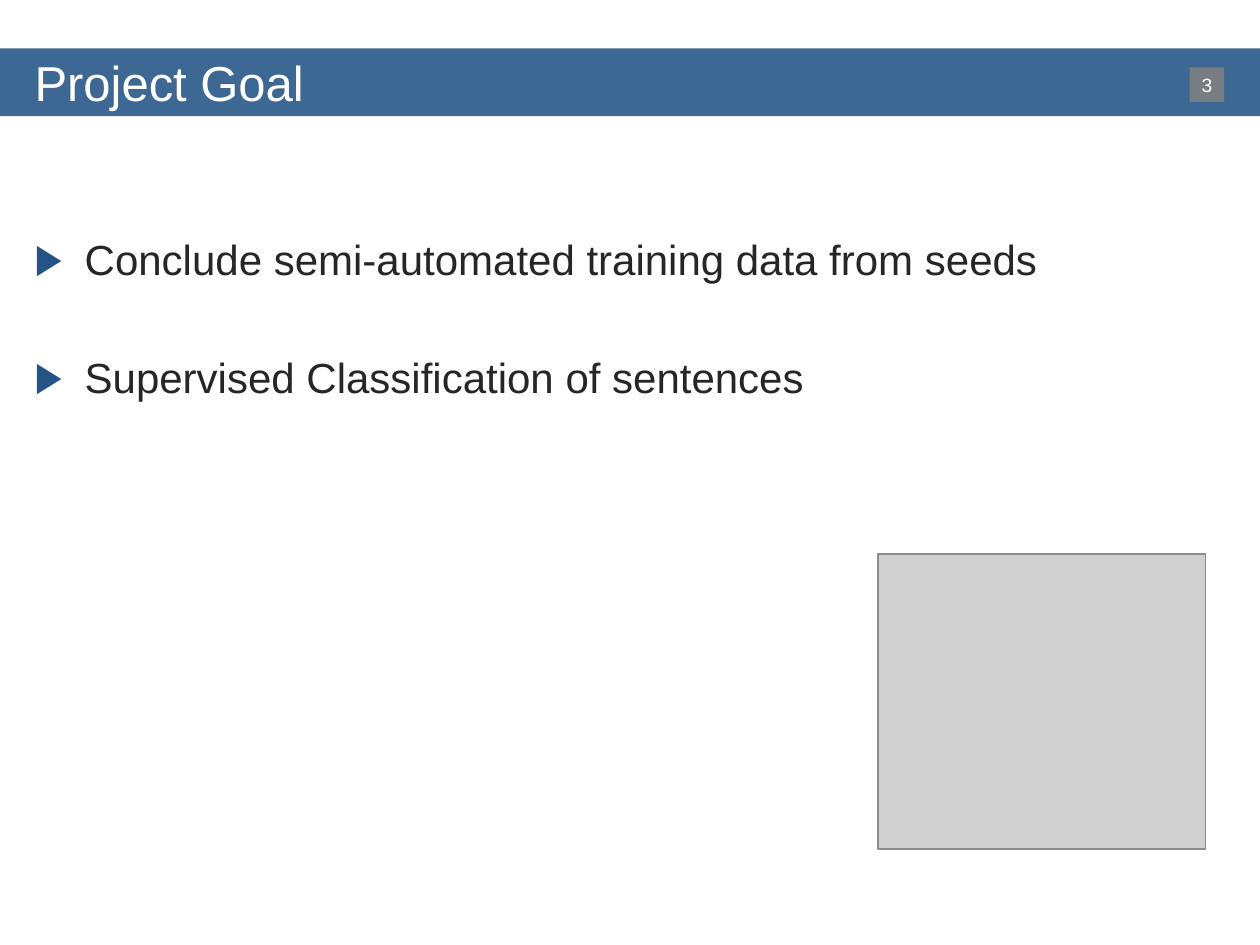
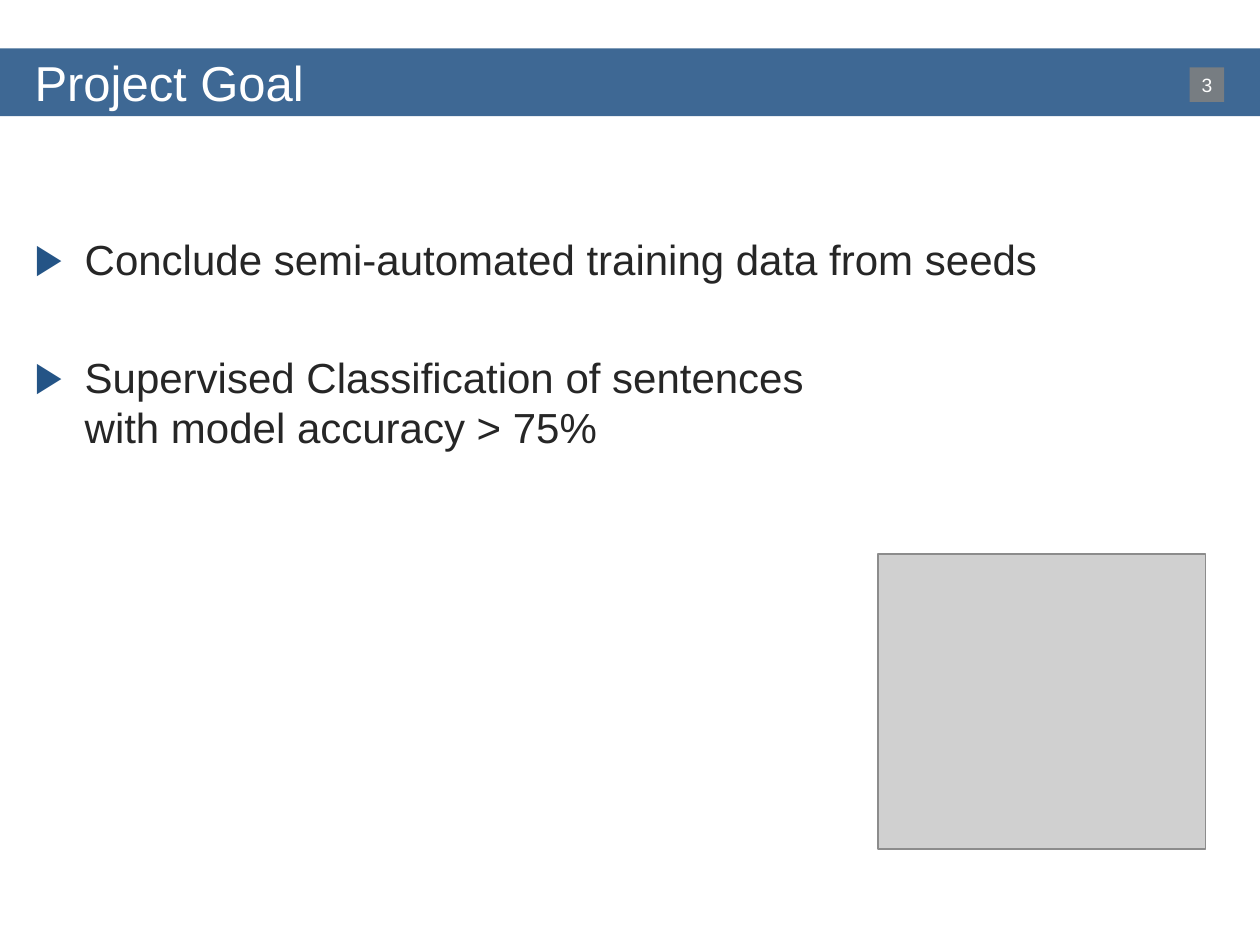
Before and after one commit to bequiet88/WebMining, a slide deck: slide 3 of LaTeX/Presentation/Presentation.pptx. Drawn at 1260x945 pixels with LibreOffice and Linux fonts; fonts in the diff are those of the drawing; grey boxes stand for pictures; background and template pictures are left out. Boxes give left, top, right and bottom in pixels: in the first picture for what was removed or moved away, otherwise in the second. Text is boxed around its words. In the diff, an @@ line names an element or a change of style, - is before the commit and + after.

```diff
--- a/LaTeX/Presentation/Presentation.pptx
+++ b/LaTeX/Presentation/Presentation.pptx
@@ text at <box>85,362,803,452</box>: text changed @@
-▶ Supervised Classification of sentences
+▶ Supervised Classification of sentences
+  with model accuracy > 75%
```
Also in this commit, not shown: 6 other slides changed, 1 other file.
